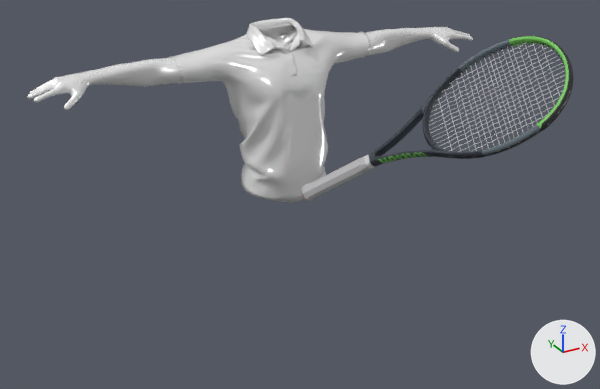
An edit to the FBX model baseline/Assets/Models/player/idle.fbx, drawn before and after from the same camera.
One viewpoint serves both versions: a camera (50 mm lens) standing at (-1.36, -2.63, 2.17) and looking at (-0.15, -0.44, 1.08). Every picture has the same lights, and +X, +Y and +Z are marked at lower right. The older version comes first. Where no turn or scale is listed for an object, it has been applied to the vertices.

The first picture shows 'Ch01_Body', 'Ch01_Shirt', 'Object_4', 'Object_5'.
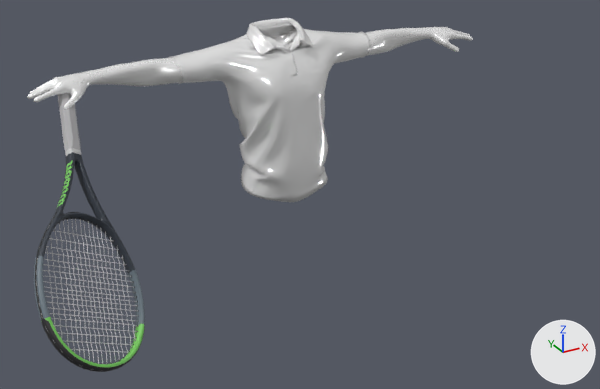
Pixel boxes (x1, y1, x2, y2) of what changed, in the pictures (600 x 389 px):
```json
{"object": "Racket", "change": "added", "after": [34, 93, 145, 372], "faces in mat_tennis_racquet": [34, 93, 145, 372], "faces in mat_strings (light grey #d1d1d1)": [43, 218, 138, 364]}
{"object": "Object_4", "change": "deleted", "before": [301, 36, 573, 202]}
{"object": "Object_5", "change": "deleted", "before": [429, 42, 565, 152]}
```

The change, as JSON lines over the scene's bpy script:
```json
{"op": "add", "block": "me_object_0_1", "code": ["me_object_0_1 = bpy.data.meshes.new('Object_0')", "me_object_0_1.from_pydata(...)  # 8090 vertices, 14664 faces; spans x 0.133..0.466, y -1.76..-1.012, z -0.811..-0.129", "# faces by material slot: [8792, 5112, 760]", "me_object_0_1.materials.append(mat_tennis_racquet)", "me_object_0_1.materials.append(mat_strings)  # light grey #d1d1d1", "me_object_0_1.materials.append(mat_dark)  # black #000000"]}
{"op": "remove", "block": "ob_object_5", "code": ["ob_object_5 = bpy.data.objects.new('Object_5', me_object_1)", "ob_object_5.location = (0.0, 0.121, 0.006)"]}
{"op": "remove", "block": "ob_object_4", "code": ["ob_object_4 = bpy.data.objects.new('Object_4', me_object_0)", "ob_object_4.location = (0.0, 0.121, 0.006)"]}
{"op": "add", "block": "ob_racket", "code": ["ob_racket = bpy.data.objects.new('Racket', me_object_0_1)", "ob_racket.location = (-1.175, 1.077, 1.564)"]}
```
